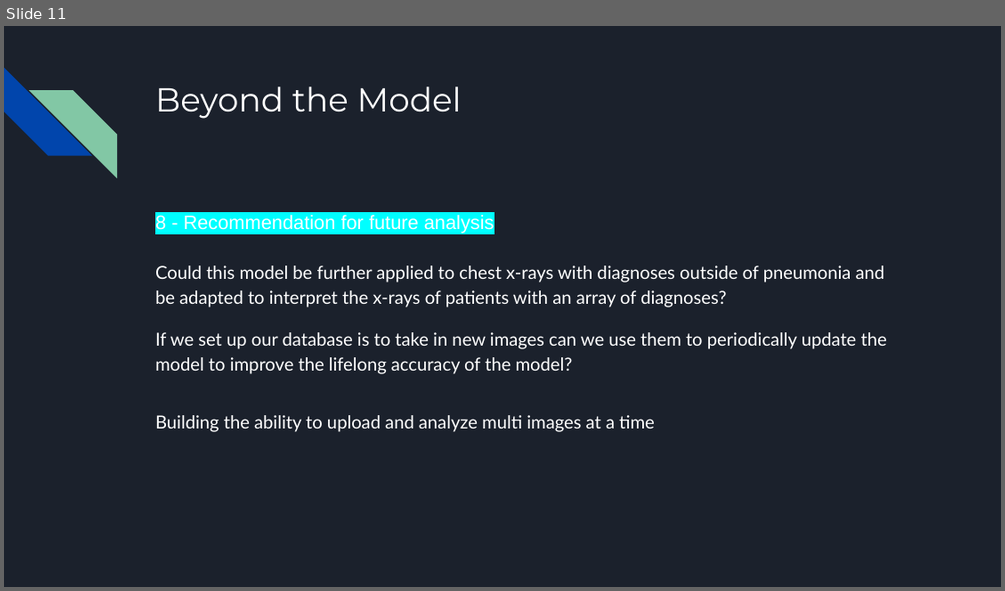
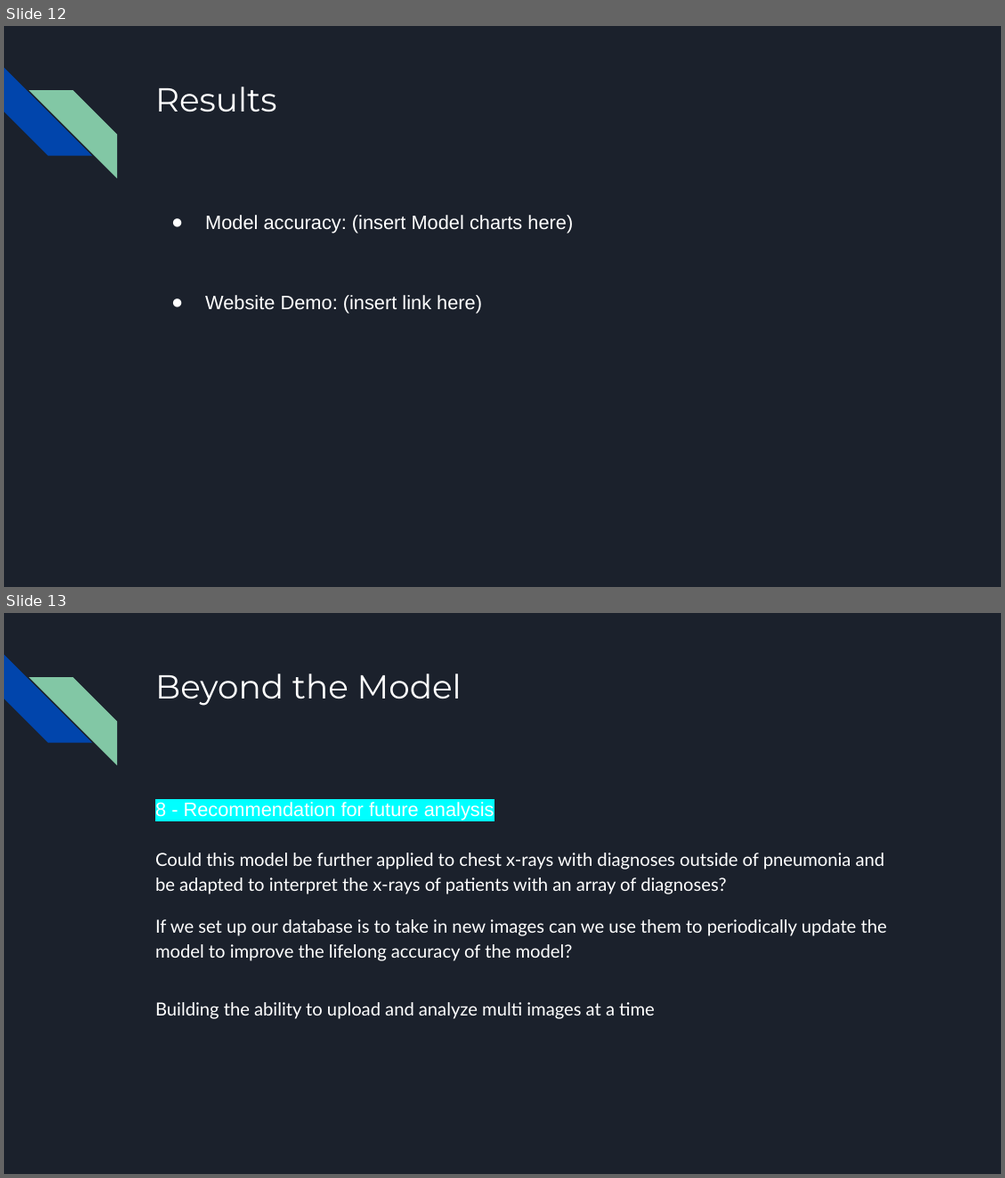
Before and after one commit to Ayesha-da/pneumonia_detection_analysis, a slide deck: Pneumonia Analysis Presentation.pptx. Shown one above the other, each under a label of ours: slide 11 before the commit, slides 12 and 13 after it. The pictures are 1005x591 and 1005x1178 pixels, drawn with LibreOffice and Linux fonts; fonts in the diff are those of the drawing. Boxes give left, top, right and bottom in pixels: in the first picture for what was removed or moved away, otherwise in the second. Text is boxed around its words. In the diff, an @@ line names an element or a change of style, - is before the commit and + after.

```diff
--- a/Pneumonia Analysis Presentation.pptx
+++ b/Pneumonia Analysis Presentation.pptx
@@ slide 12 added at <box>4,26,1001,587</box>, background #1B212C; not listed: 2 template elements that a slide beside it also shows @@
@@ title added at <box>155,87,276,111</box>, 24 pt, text #FFFFFF @@
+Results
@@ text added at <box>205,215,573,313</box>, 14 pt, text #FFFFFF @@
+● Model accuracy: (insert Model charts here)
+● Website Demo: (insert link here)
@@ what was slide 11 is now slide 13 @@
```
Also in this commit, not shown: 7 slides changed, 4 other slides added, 3 slides removed.
